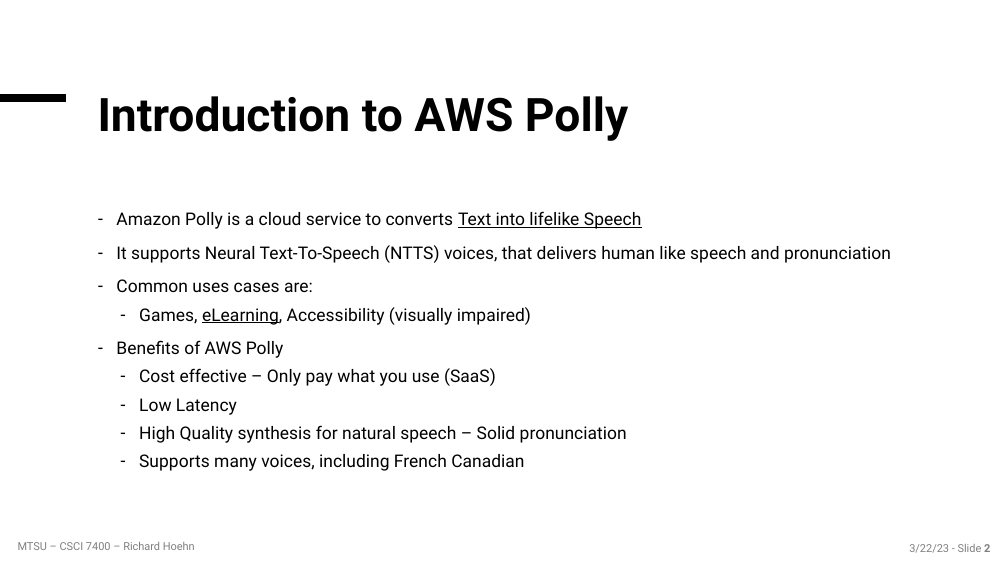
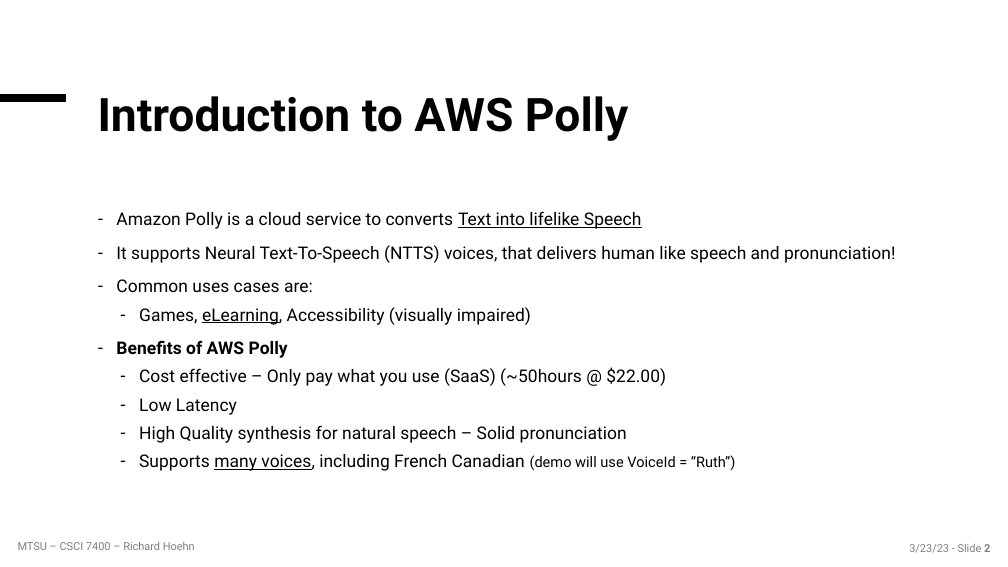
Before and after one commit to richardhoehn/mtsu.csci.7400.assignment02, a slide deck: slide 2 of presentation/HoehnAssignment2_Polly.pptx. Drawn at 1008x567 pixels with LibreOffice and Linux fonts; fonts in the diff are those of the drawing; background and template pictures are left out. Boxes give left, top, right and bottom in pixels: in the first picture for what was removed or moved away, otherwise in the second. Text is boxed around its words. In the diff, an @@ line names an element or a change of style, - is before the commit and + after.

```diff
--- a/presentation/HoehnAssignment2_Polly.pptx
+++ b/presentation/HoehnAssignment2_Polly.pptx
@@ text at bbox=[116, 245, 896, 263]: text changed @@
-– It supports Neural Text-To-Speech (NTTS) voices, that delivers human like speech and pronunciation
+– It supports Neural Text-To-Speech (NTTS) voices, that delivers human like speech and pronunciation!
@@ text at bbox=[116, 340, 288, 358]: bold on in "Benefits of AWS Polly" @@
@@ text at bbox=[139, 367, 666, 386]: text changed @@
-  – Cost effective – Only pay what you use (SaaS)
+  – Cost effective – Only pay what you use (SaaS) (~50hours @ $22.00)
@@ text at bbox=[139, 454, 736, 471]: text changed @@
-  – Supports many voices, including French Canadian
+  – Supports many voices, including French Canadian (demo will use VoiceId = “Ruth”)
```
Also in this commit, not shown: 2 other slides changed, 3 slides added, 1 slide removed, 6 other files.
